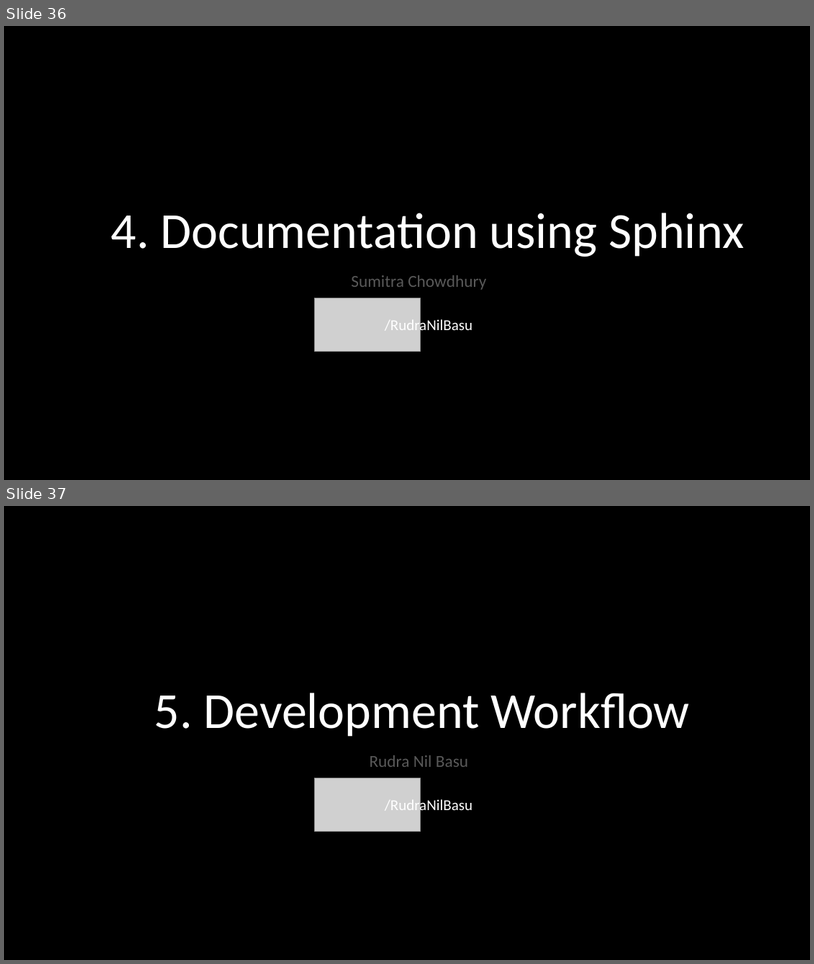
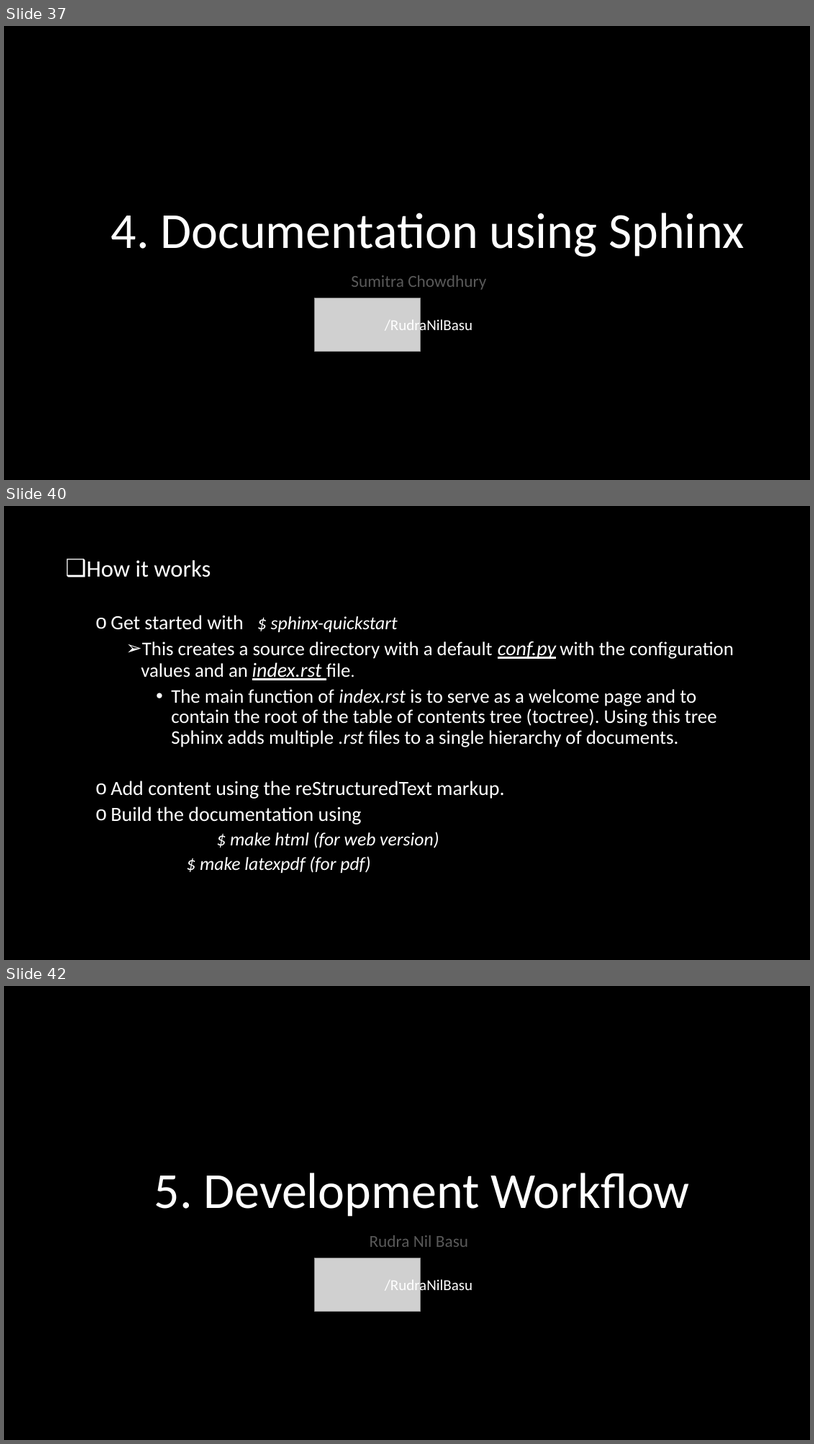
Before and after one commit to PhoenixRRDS/Presentation, a slide deck: The design and development of AIRYL.pptx. Shown one above the other, each under a label of ours: slides 36 and 37 before the commit, slides 37, 40 and 42 after it; the slides between them are not shown. The pictures are 814x964 and 814x1444 pixels, drawn with LibreOffice and Linux fonts; fonts in the diff are those of the drawing; grey boxes stand for pictures. Boxes give left, top, right and bottom in pixels: in the first picture for what was removed or moved away, otherwise in the second. Text is boxed around its words. In the diff, an @@ line names an element or a change of style, - is before the commit and + after.

```diff
--- a/The design and development of AIRYL.pptx
+++ b/The design and development of AIRYL.pptx
@@ slide 40 added at box(4, 506, 810, 960), background #000000 @@
@@ text added at box(87, 560, 734, 872), 23 pt, text #FFFFFF @@
+❑ How it works
+  o Get started with $ sphinx-quickstart
+    ➢ This creates a source directory with a default conf.py with the configuration values and an index.rst file.
+      • The main function of index.rst is to serve as a welcome page and to contain the root of the table of contents tree (toctree). Using this tree Sphinx adds multiple .rst files to a single hierarchy of documents.
+  o Add content using the reStructuredText markup.
+  o Build the documentation using
+  $ make html (for web version)
+        $ make latexpdf (for pdf)
@@ what was slide 36 is now slide 37 @@
@@ what was slide 37 is now slide 42 @@
```
Also in this commit, not shown: 1 slide changed, 4 other slides added.
